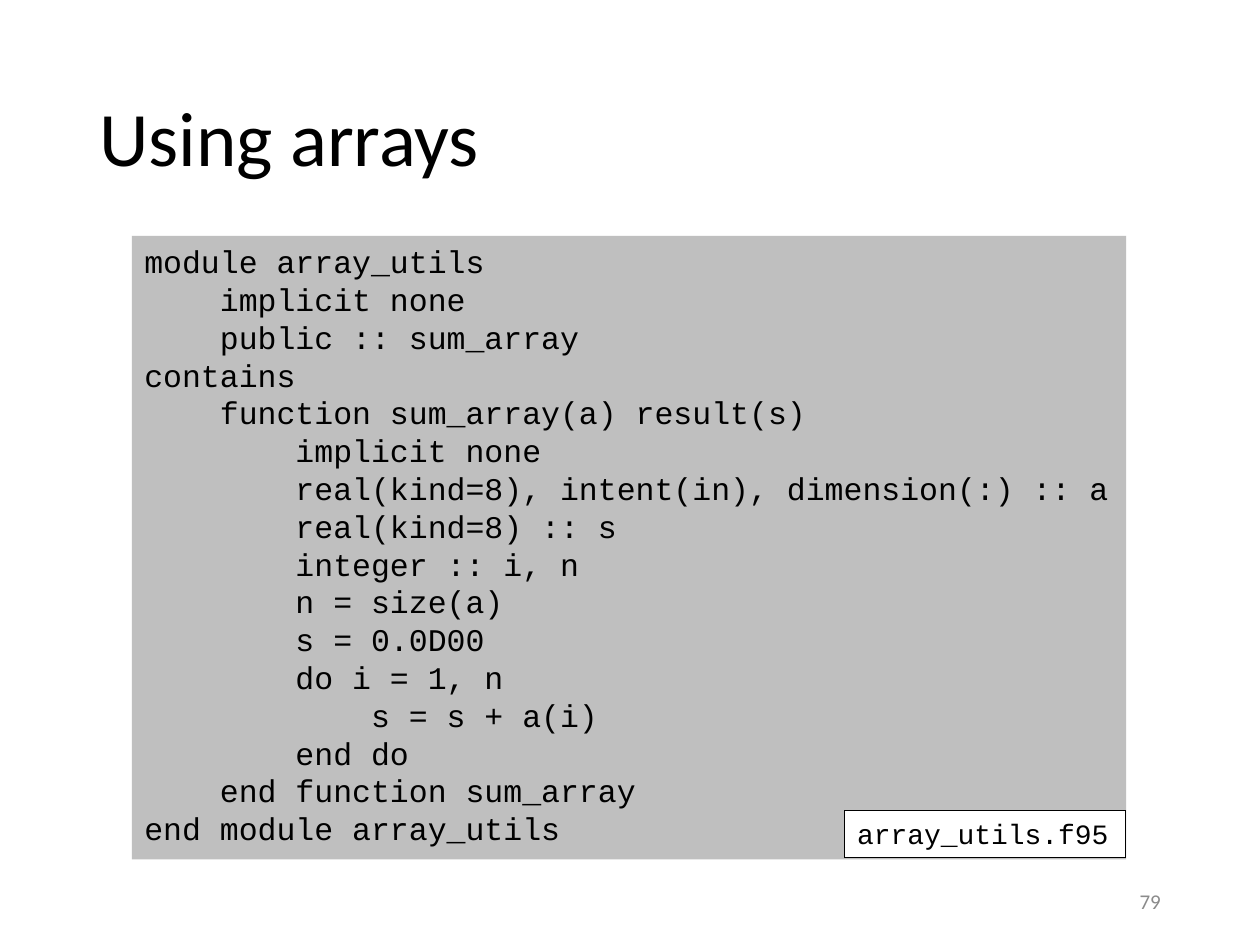
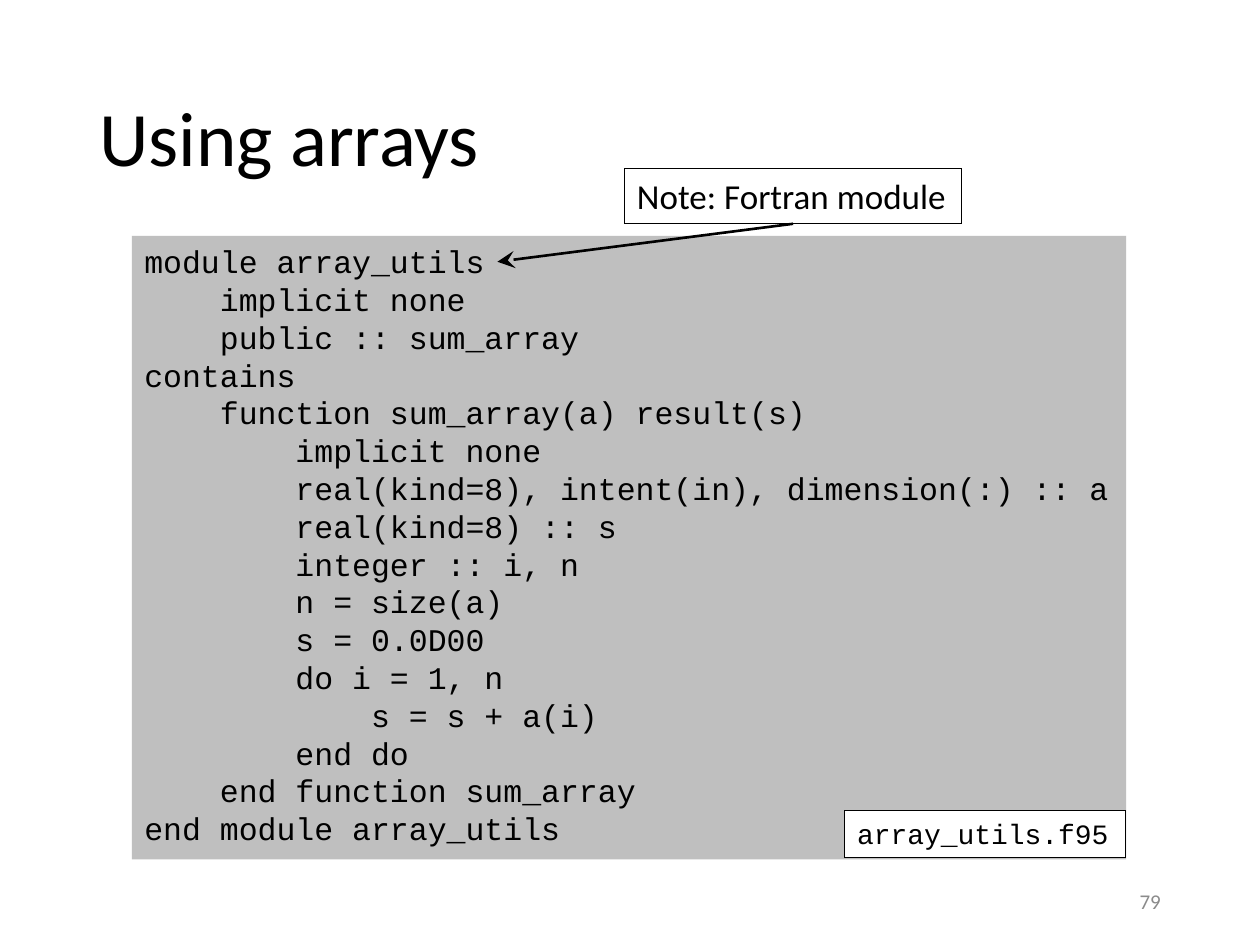
Before and after one commit to gjbex/training-material, a slide deck: slide 79 of Python/python_hpc.pptx. Drawn at 1260x945 pixels with LibreOffice and Linux fonts; fonts in the diff are those of the drawing. Boxes give left, top, right and bottom in pixels: in the first picture for what was removed or moved away, otherwise in the second. Text is boxed around its words. In the diff, an @@ line names an element or a change of style, - is before the commit and + after.

```diff
--- a/Python/python_hpc.pptx
+++ b/Python/python_hpc.pptx
@@ rectangle added at [625,169,963,224], fill #FFFFFF, outline #000000 0.75 pt, 20 pt, text #000000 @@
+Note: Fortran module
@@ arrow added from (793, 224) to (498, 262), #000000 1.5 pt @@
```
Also in this commit, not shown: 20 other slides changed.
